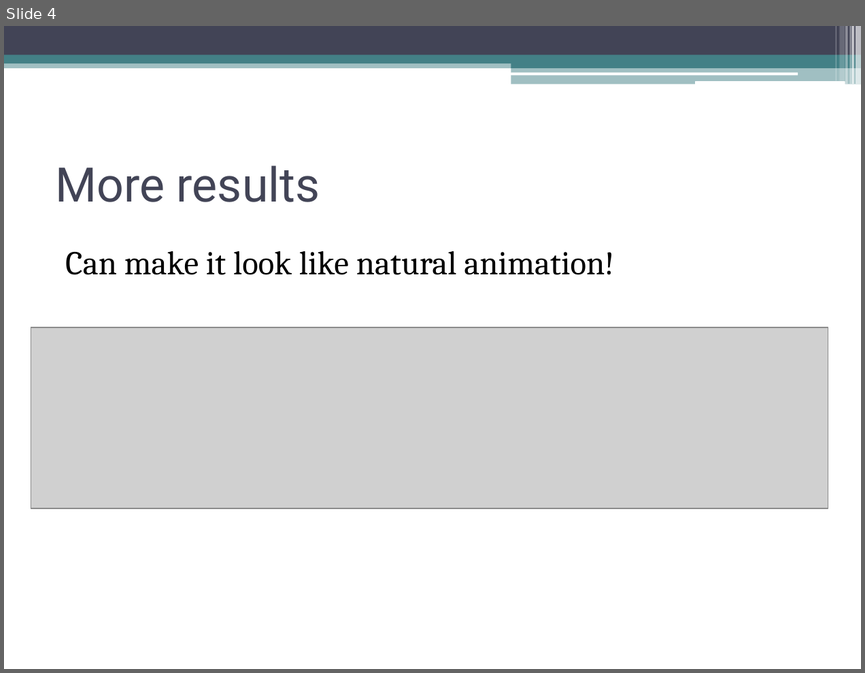
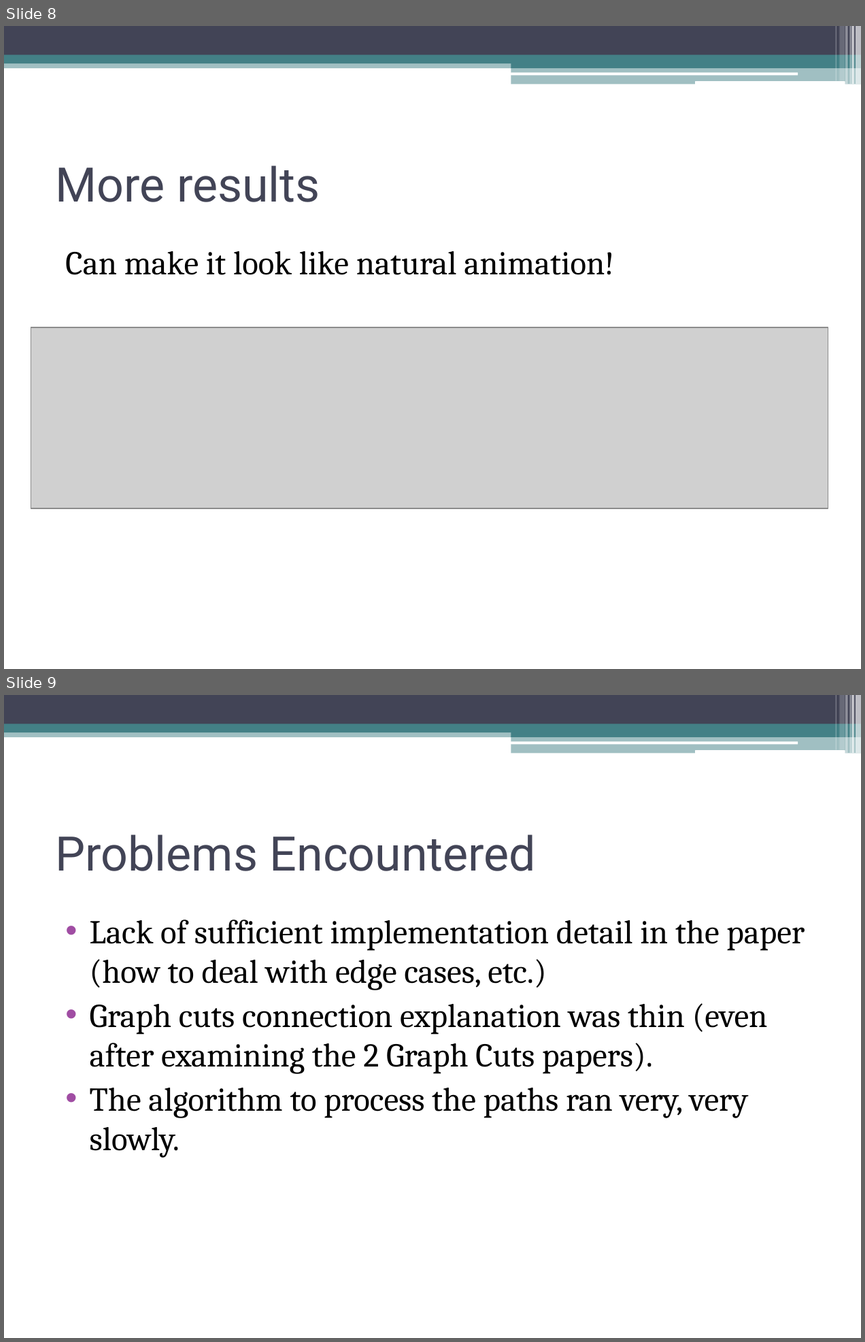
Before and after one commit to tmp0910/hmcinterpolation, a slide deck: FinalPresentation.ppt. Shown one above the other, each under a label of ours: slide 4 before the commit, slides 8 and 9 after it. The pictures are 865x673 and 865x1342 pixels, drawn with LibreOffice and Linux fonts; fonts in the diff are those of the drawing; grey boxes stand for pictures. Boxes give left, top, right and bottom in pixels: in the first picture for what was removed or moved away, otherwise in the second. Text is boxed around its words. In the diff, an @@ line names an element or a change of style, - is before the commit and + after.

```diff
--- a/FinalPresentation.ppt
+++ b/FinalPresentation.ppt
@@ slide 9 added at (x1=4, y1=695, x2=861, y2=1338), background #FFFFFF; not listed: 13 template elements that a slide beside it also shows @@
@@ title added at (x1=56, y1=834, x2=536, y2=871), 40 pt, text #424456 @@
+Problems Encountered
@@ text added at (x1=90, y1=919, x2=804, y2=1157), 28 pt, text #000000 @@
+• Lack of sufficient implementation detail in the paper (how to deal with edge cases, etc.)
+• Graph cuts connection explanation was thin (even after examining the 2 Graph Cuts papers).
+• The algorithm to process the paths ran very, very slowly.
@@ what was slide 4 is now slide 8 @@
```
Also in this commit, not shown: 1 slide changed, 6 other slides added, 3 slides removed.
